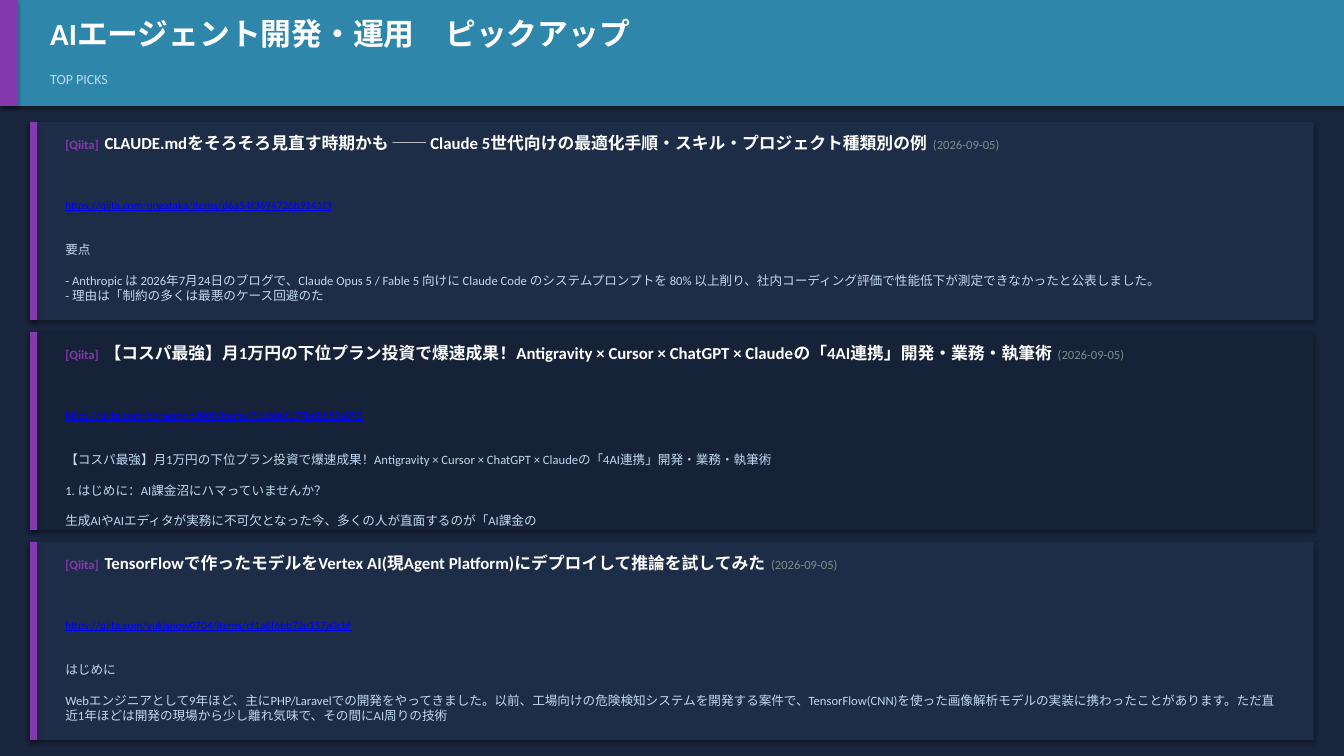
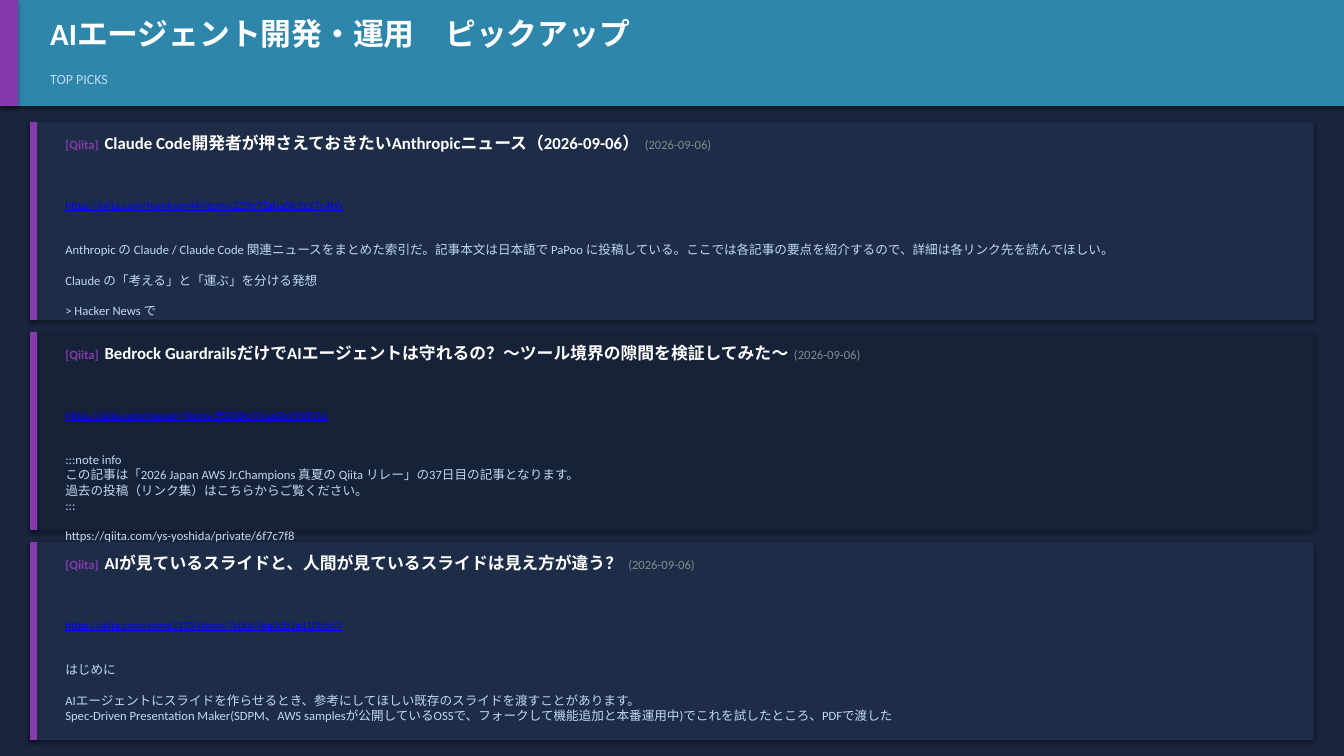
Before and after one commit to h-shoji-jws/ai-news-collector, a slide deck: slide 5 of data/2026-09-05.pptx. Drawn at 1344x756 pixels with LibreOffice and Linux fonts; fonts in the diff are those of the drawing. Boxes give left, top, right and bottom in pixels: in the first picture for what was removed or moved away, otherwise in the second. Text is boxed around its words. In the diff, an @@ line names an element or a change of style, - is before the commit and + after.

Commit message:
Add daily AI news collection: 2026-09-05

```diff
--- a/data/2026-09-05.pptx
+++ b/data/2026-09-05.pptx
@@ text at (65,136,711,152): text changed @@
-[Qiita] CLAUDE.mdをそろそろ見直す時期かも ── Claude 5世代向けの最適化手順・スキル・プロジェクト種類別の例 (2026-09-05)
+[Qiita] Claude Code開発者が押さえておきたいAnthropicニュース（2026-09-06） (2026-09-06)
@@ text at (65,201,342,211): text changed @@
-https://qiita.com/nogataka/items/d6a54f3694726b9141f3
+https://qiita.com/homhom44/items/229e92aba6fc5c17c4b0
@@ text at (65,243,1114,316): text changed @@
-要点
-- Anthropic は 2026年7月24日のブログで、Claude Opus 5 / Fable 5 向けに Claude Code のシステムプロンプトを 80% 以上削り、社内コーディング評価で性能低下が測定できなかったと公表しました。
-- 理由は「制約の多くは最悪のケース回避のた
+Anthropic の Claude / Claude Code 関連ニュースをまとめた索引だ。記事本文は日本語で PaPoo に投稿している。ここでは各記事の要点を紹介するので、詳細は各リンク先を読んでほしい。
+Claude の「考える」と「運ぶ」を分ける発想
+> Hacker News で
@@ text at (65,346,860,361): text changed @@
-[Qiita] 【コスパ最強】月1万円の下位プラン投資で爆速成果！Antigravity × Cursor × ChatGPT × Claudeの「4AI連携」開発・業務・執筆術 (2026-09-05)
+[Qiita] Bedrock GuardrailsだけでAIエージェントは守れるの？～ツール境界の隙間を検証してみた～ (2026-09-06)
@@ text at (65,411,327,421): text changed @@
-https://qiita.com/boraemon2000/items/71b60ef197bd8653a092
+https://qiita.com/manaty/items/55838e17caa0b195891e
@@ text at (65,455,579,542): text changed @@
-【コスパ最強】月1万円の下位プラン投資で爆速成果！Antigravity × Cursor × ChatGPT × Claudeの「4AI連携」開発・業務・執筆術
-1. はじめに：AI課金沼にハマっていませんか？
-生成AIやAIエディタが実務に不可欠となった今、多くの人が直面するのが「AI課金の
+:::note info
+この記事は「2026 Japan AWS Jr.Champions 真夏の Qiita リレー」の37日目の記事となります。
+過去の投稿（リンク集）はこちらからご覧ください。
+:::
+https://qiita.com/ys-yoshida/private/6f7c7f8
@@ text at (65,556,694,571): text changed @@
-[Qiita] TensorFlowで作ったモデルをVertex AI(現Agent Platform)にデプロイして推論を試してみた (2026-09-05)
+[Qiita] AIが見ているスライドと、人間が見ているスライドは見え方が違う？ (2026-09-06)
@@ text at (65,621,341,631): text changed @@
-https://qiita.com/yukisnow0704/items/cf1a6f6bb72e157a0cbf
+https://qiita.com/yama3133/items/7c0de7ea0db2a110b6d7
@@ text at (65,664,892,722): text changed @@
-はじめに
-Webエンジニアとして9年ほど、主にPHP/Laravelでの開発をやってきました。以前、工場向けの危険検知システムを開発する案件で、TensorFlow(CNN)を使った画像解析モデルの実装に携わったことがあります。ただ直近1年ほどは開発の現場から少し離れ気味で、その間にAI周りの技術
+はじめに
+AIエージェントにスライドを作らせるとき、参考にしてほしい既存のスライドを渡すことがあります。
+Spec-Driven Presentation Maker(SDPM、AWS samplesが公開しているOSSで、フォークして機能追加と本番運用中)でこれを試したところ、PDFで渡した
```
Also in this commit, not shown: 22 other slides changed, 1 slide added, 1 slide removed, 1 other file.
